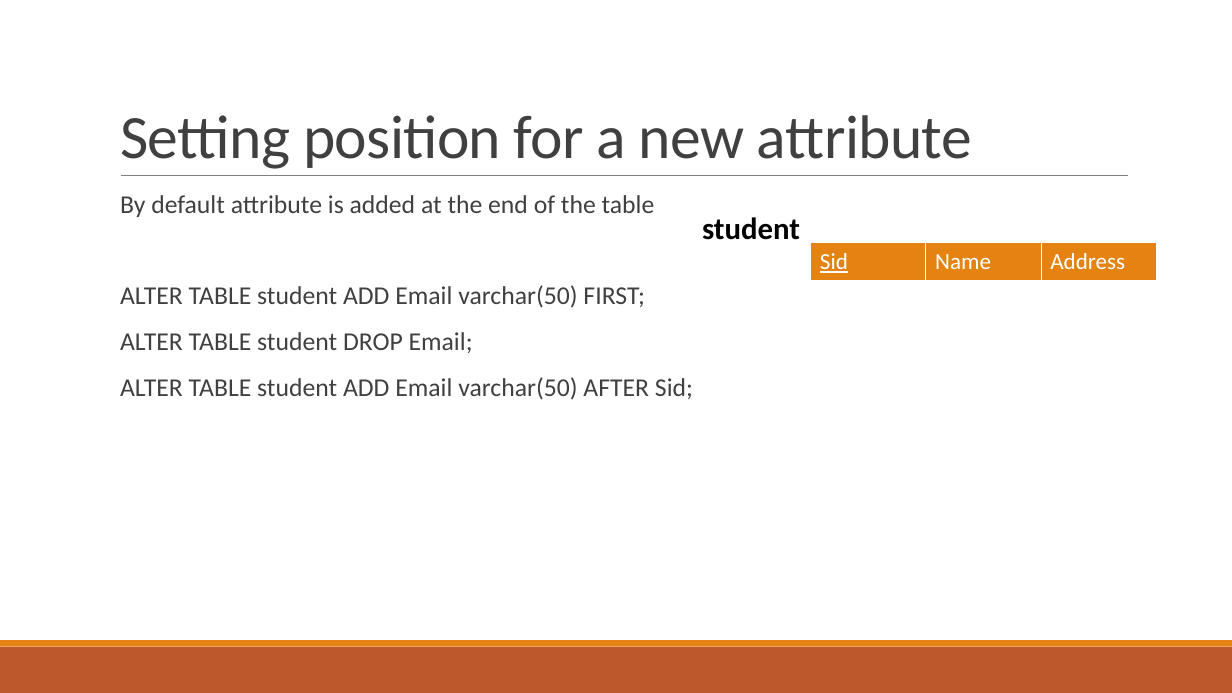
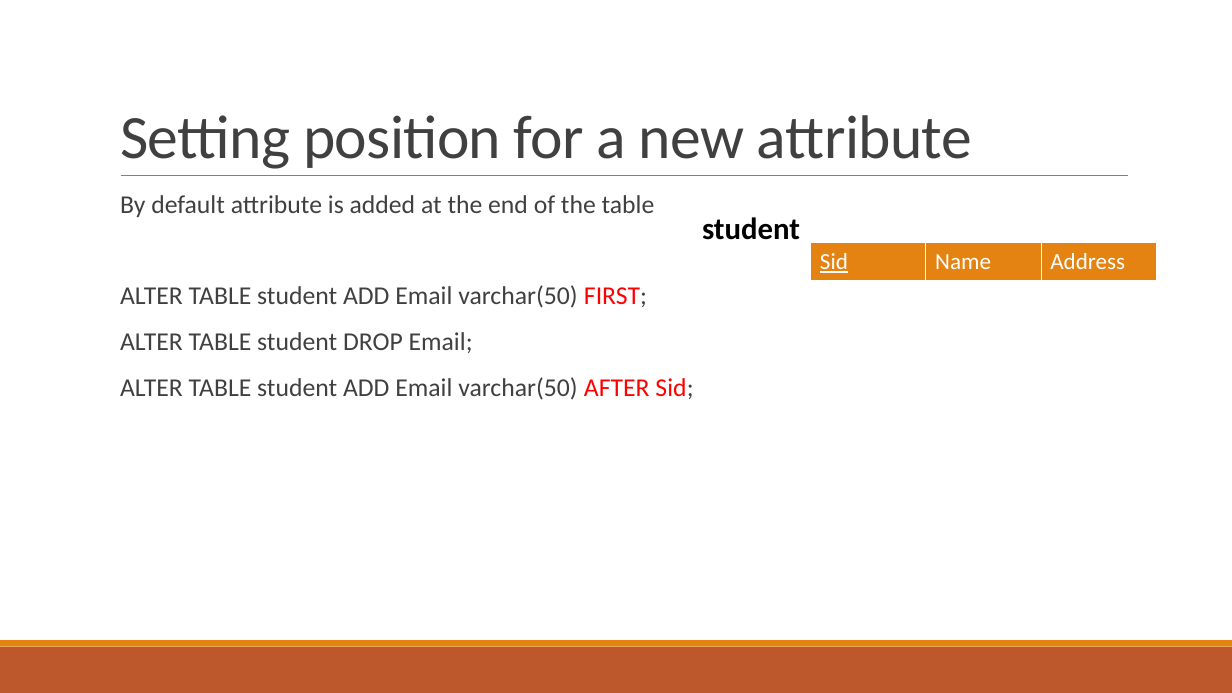
Before and after one commit to Saad-Dar04/Semester-4, a slide deck: slide 25 of Databasae management system/theory/course material/Lecture 5 DDL.pptx. Drawn at 1232x693 pixels with LibreOffice and Linux fonts; fonts in the diff are those of the drawing. Boxes give left, top, right and bottom in pixels: in the first picture for what was removed or moved away, otherwise in the second. Text is boxed around its words. In the diff, an @@ line names an element or a change of style, - is before the commit and + after.

```diff
--- a/Databasae management system/theory/course material/Lecture 5 DDL.pptx
+++ b/Databasae management system/theory/course material/Lecture 5 DDL.pptx
@@ text at <box>120,285,693,400</box>: text colour #404040 to #FF0000 in "FIRST;", "AFTER Sid;" @@
```
Also in this commit, not shown: 5 other slides changed, 8 other files.
